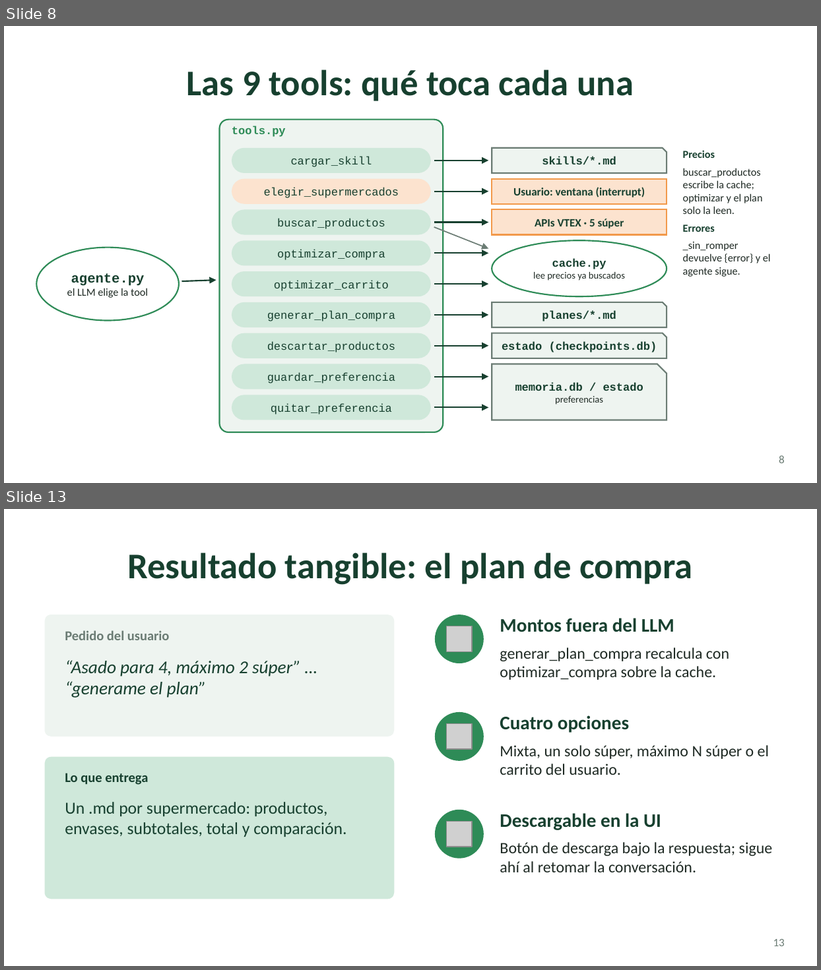
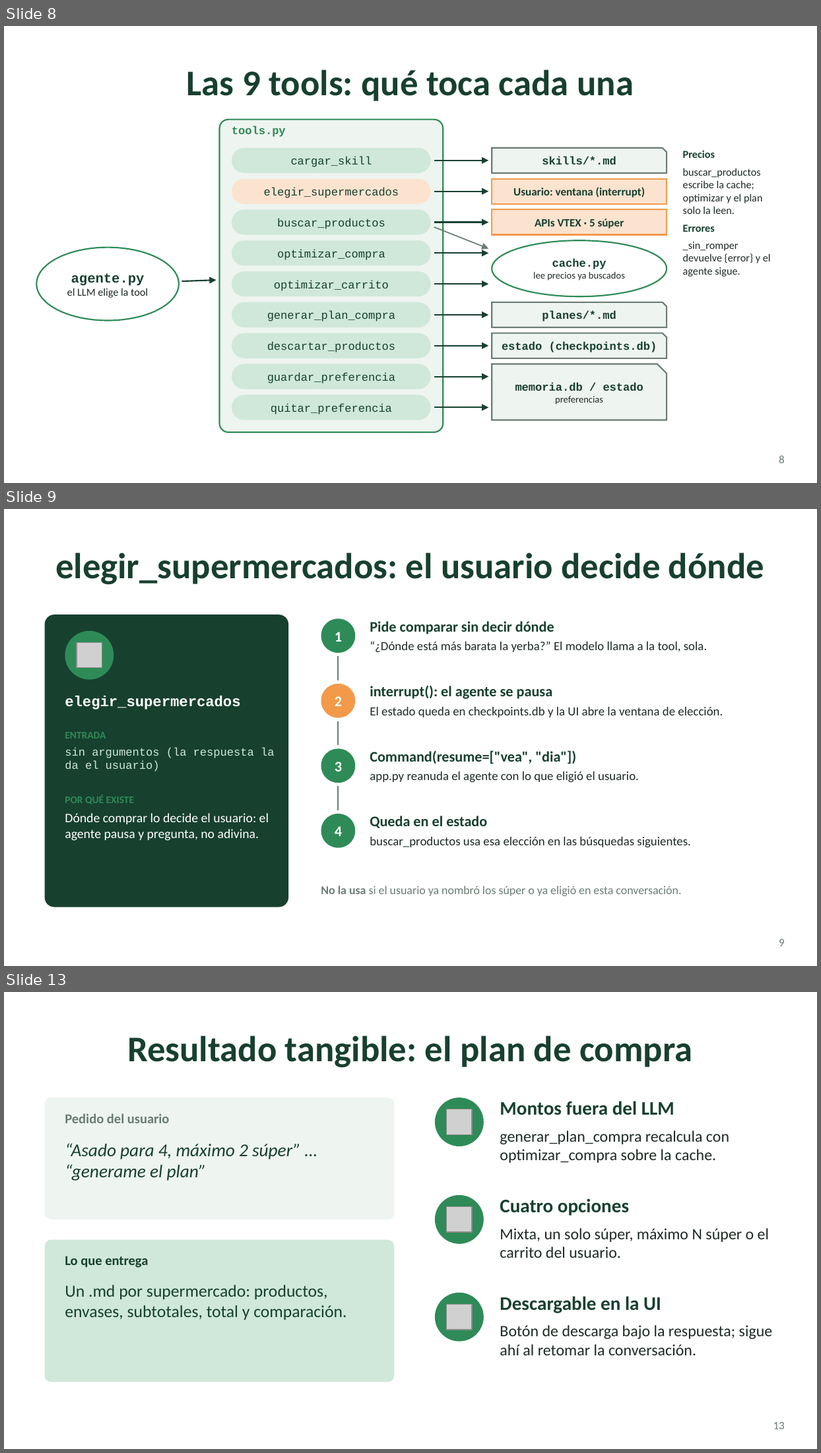
Before and after one commit to cuellojoaquinn/agente-de-supermercado, a slide deck: presentacion/super-agente.pptx. Shown one above the other, each under a label of ours: slides 8 and 13 before the commit, slides 8, 9 and 13 after it; the slides between them are not shown. The pictures are 821x970 and 821x1453 pixels, drawn with LibreOffice and Linux fonts; fonts in the diff are those of the drawing; grey boxes stand for pictures. Boxes give left, top, right and bottom in pixels: in the first picture for what was removed or moved away, otherwise in the second. Text is boxed around its words. In the diff, an @@ line names an element or a change of style, - is before the commit and + after.

```diff
--- a/presentacion/super-agente.pptx
+++ b/presentacion/super-agente.pptx
@@ slide 9 added at (x1=4, y1=509, x2=817, y2=966), background #FFFFFF @@
@@ title added at (x1=55, y1=553, x2=764, y2=585), 32 pt, text #17402F, bold @@
+elegir_supermercados: el usuario decide dónde
@@ rounded rectangle added at (x1=45, y1=615, x2=288, y2=908), fill #17402F @@
@@ ellipse added at (x1=321, y1=619, x2=355, y2=653), fill #2E8B57 @@
@@ text added at (x1=370, y1=621, x2=554, y2=634), 13 pt, text #17402F, bold @@
+Pide comparar sin decir dónde
@@ ellipse added at (x1=65, y1=631, x2=114, y2=680), fill #2E8B57 @@
@@ picture added at (x1=77, y1=642, x2=102, y2=667) @@
@@ text added at (x1=335, y1=632, x2=342, y2=642), 13 pt, text #FFFFFF, bold @@
+1
@@ text added at (x1=370, y1=641, x2=707, y2=652), 11 pt, text #1F2A24 @@
+“¿Dónde está más barata la yerba?” El modelo llama a la tool, sola.
@@ line added from (338, 656) to (338, 681), #6B7C74 1.25 pt @@
@@ ellipse added at (x1=321, y1=684, x2=355, y2=718), fill #F2994A @@
@@ text added at (x1=370, y1=685, x2=553, y2=699), 13 pt, text #17402F, bold @@
+interrupt(): el agente se pausa
@@ text added at (x1=65, y1=696, x2=240, y2=710), 13 pt, text #FFFFFF, bold @@
+elegir_supermercados
@@ text added at (x1=335, y1=696, x2=342, y2=706), 13 pt, text #FFFFFF, bold @@
+2
@@ line added from (338, 722) to (338, 746), #6B7C74 1.25 pt @@
@@ text added at (x1=370, y1=707, x2=723, y2=718), 11 pt, text #1F2A24 @@
+El estado queda en checkpoints.db y la UI abre la ventana de elección.
@@ text added at (x1=65, y1=732, x2=106, y2=739), 9 pt, text #2E8B57, bold @@
+ENTRADA
@@ text added at (x1=65, y1=747, x2=275, y2=772), 10 pt, text #CFE8DA @@
+sin argumentos (la respuesta la da el usuario)
@@ ellipse added at (x1=321, y1=749, x2=355, y2=783), fill #2E8B57 @@
@@ text added at (x1=335, y1=762, x2=342, y2=772), 13 pt, text #FFFFFF, bold @@
+3
@@ text added at (x1=370, y1=751, x2=576, y2=764), 13 pt, text #17402F, bold @@
+Command(resume=["vea", "dia"])
@@ text added at (x1=370, y1=772, x2=639, y2=783), 11 pt, text #1F2A24 @@
+app.py reanuda el agente con lo que eligió el usuario.
@@ text added at (x1=65, y1=795, x2=134, y2=805), 9 pt, text #2E8B57, bold @@
+POR QUÉ EXISTE
@@ line added from (338, 786) to (338, 811), #6B7C74 1.25 pt @@
@@ text added at (x1=65, y1=813, x2=269, y2=841), 11.5 pt, text #FFFFFF @@
+Dónde comprar lo decide el usuario: el agente pausa y pregunta, no adivina.
@@ ellipse added at (x1=321, y1=814, x2=355, y2=848), fill #2E8B57 @@
@@ text added at (x1=370, y1=816, x2=487, y2=828), 13 pt, text #17402F, bold @@
+Queda en el estado
@@ text added at (x1=335, y1=826, x2=342, y2=836), 13 pt, text #FFFFFF, bold @@
+4
@@ text added at (x1=370, y1=837, x2=691, y2=848), 11 pt, text #1F2A24 @@
+buscar_productos usa esa elección en las búsquedas siguientes.
@@ text added at (x1=321, y1=886, x2=681, y2=896), 10.5 pt, text #6B7C74 @@
+No la usa si el usuario ya nombró los súper o ya eligió en esta conversación.
@@ page number added at (x1=779, y1=939, x2=785, y2=947), 10 pt, text #6B7C74 @@
+9
```
Also in this commit, not shown: 4 other slides added, 3 slides removed.
